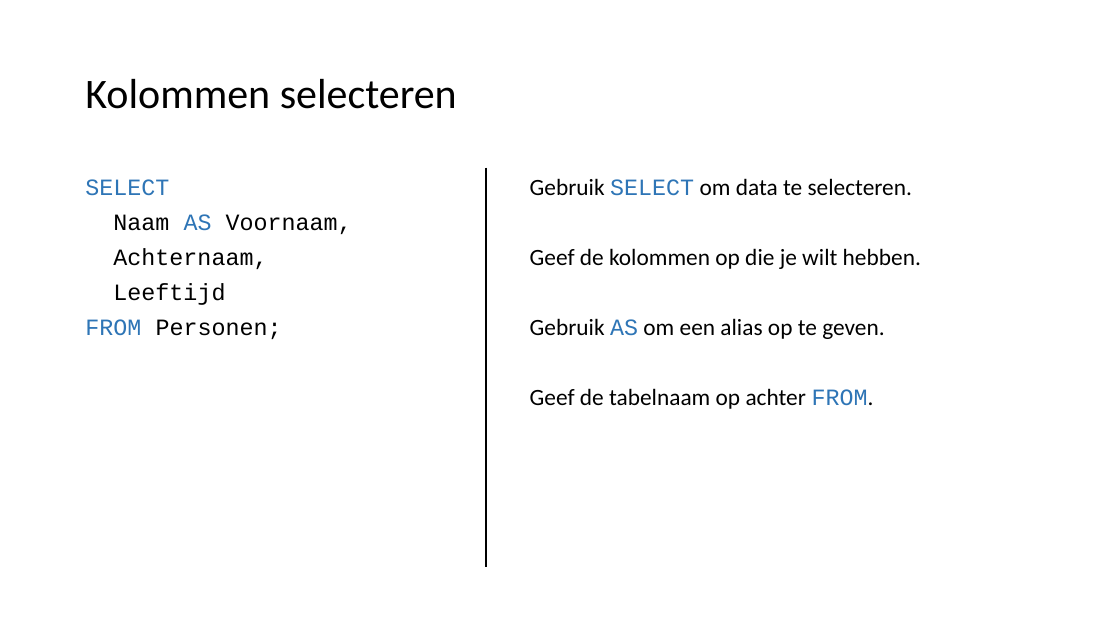
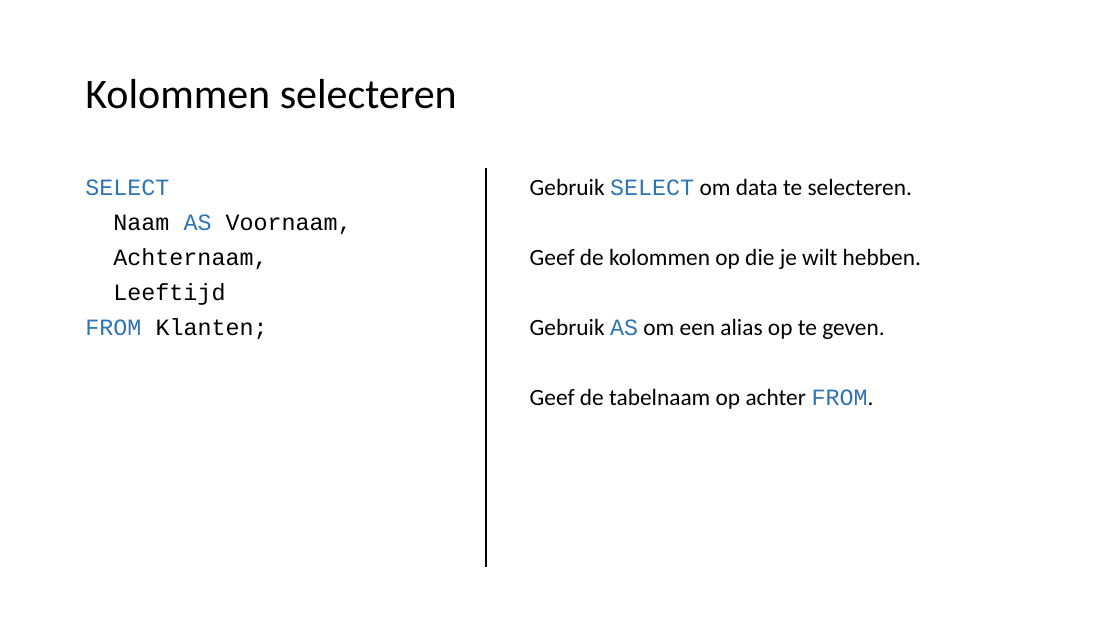
Before and after one commit to LFKoning/knowledge-sharing, a slide deck: slide 10 of sql_course/1_basics/1_basics.pptx. Drawn at 1120x630 pixels with LibreOffice and Linux fonts; fonts in the diff are those of the drawing. Boxes give left, top, right and bottom in pixels: in the first picture for what was removed or moved away, otherwise in the second. Text is boxed around its words. In the diff, an @@ line names an element or a change of style, - is before the commit and + after.

```diff
--- a/sql_course/1_basics/1_basics.pptx
+++ b/sql_course/1_basics/1_basics.pptx
@@ text at (85, 318, 268, 339): text changed @@
-FROM Personen;
+FROM Klanten;
```
Also in this commit, not shown: 8 other slides changed, 1 slide added, 8 other files.
